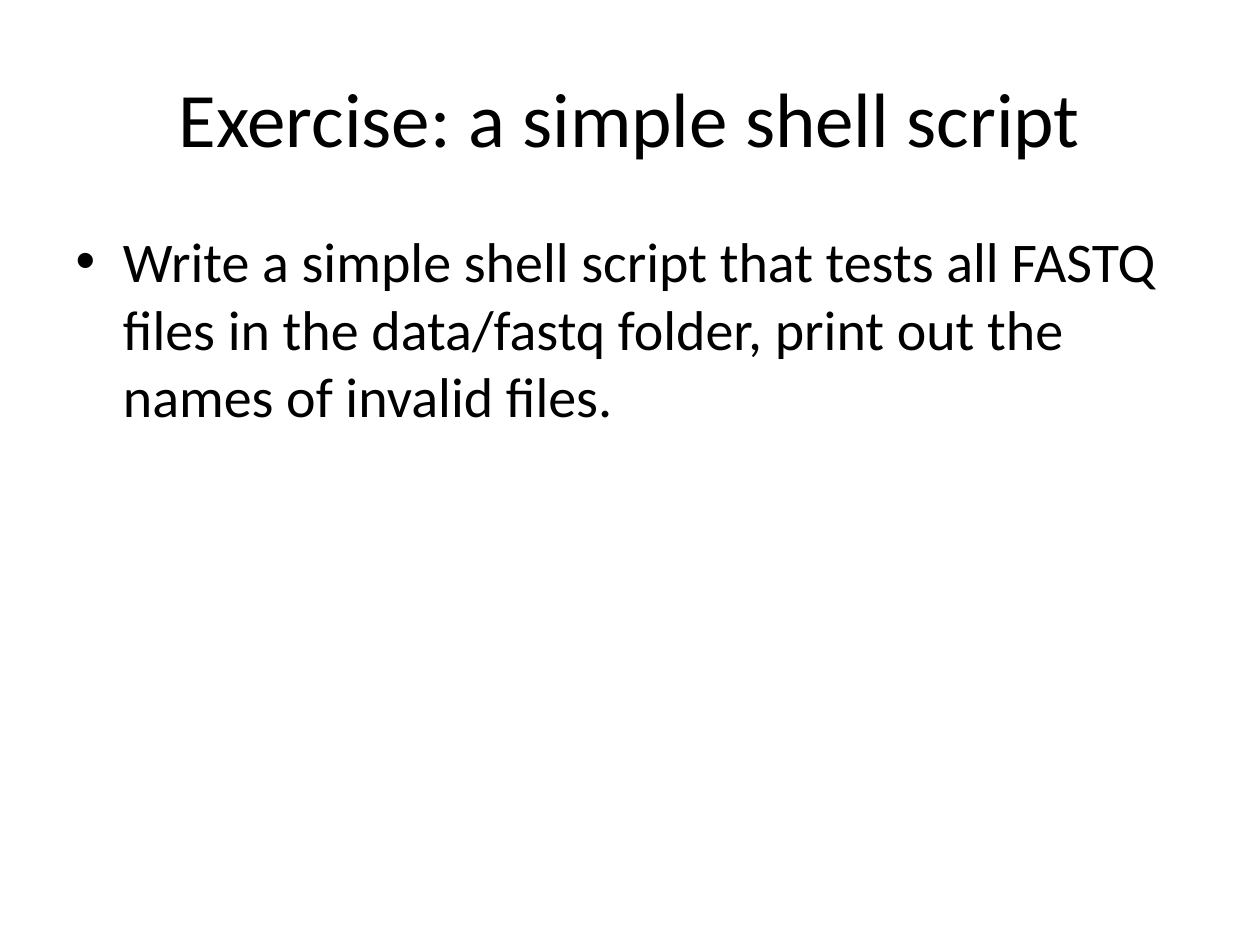
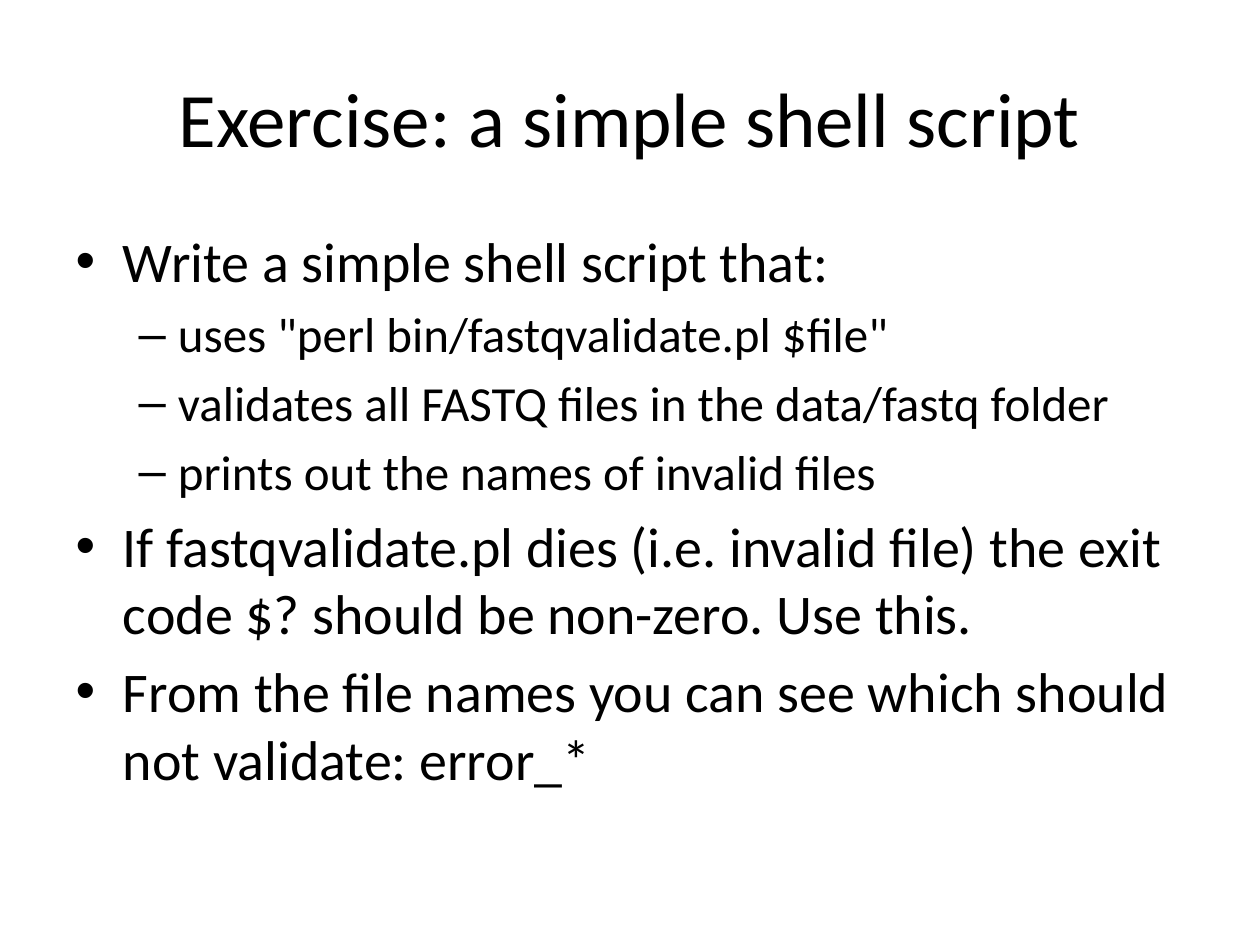
Before and after one commit to rvosa/ngs-workflows, a slide deck: slide 16 of doc/slides/day2/session1/CLIScripting.pptx. Drawn at 1260x945 pixels with LibreOffice and Linux fonts; fonts in the diff are those of the drawing. Boxes give left, top, right and bottom in pixels: in the first picture for what was removed or moved away, otherwise in the second. Text is boxed around its words. In the diff, an @@ line names an element or a change of style, - is before the commit and + after.

Commit message:
added exercise

```diff
--- a/doc/slides/day2/session1/CLIScripting.pptx
+++ b/doc/slides/day2/session1/CLIScripting.pptx
@@ text at box(123, 243, 1168, 788): text changed @@
-• Write a simple shell script that tests all FASTQ files in the data/fastq folder, print out the names of invalid files.
+• Write a simple shell script that:
+  – uses "perl bin/fastqvalidate.pl $file"
+  – validates all FASTQ files in the data/fastq folder
+  – prints out the names of invalid files
+• If fastqvalidate.pl dies (i.e. invalid file) the exit code $? should be non-zero. Use this.
+• From the file names you can see which should not validate: error_*
```
